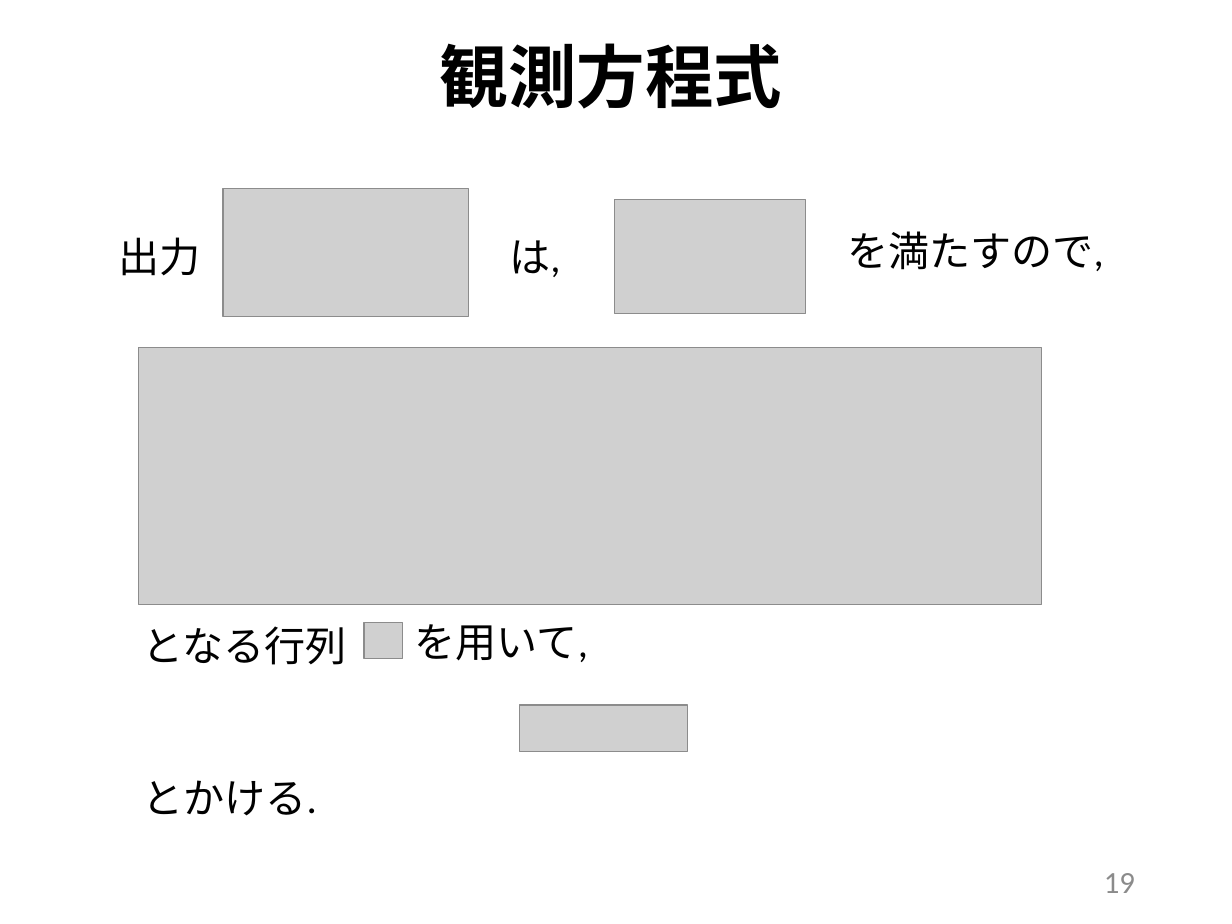
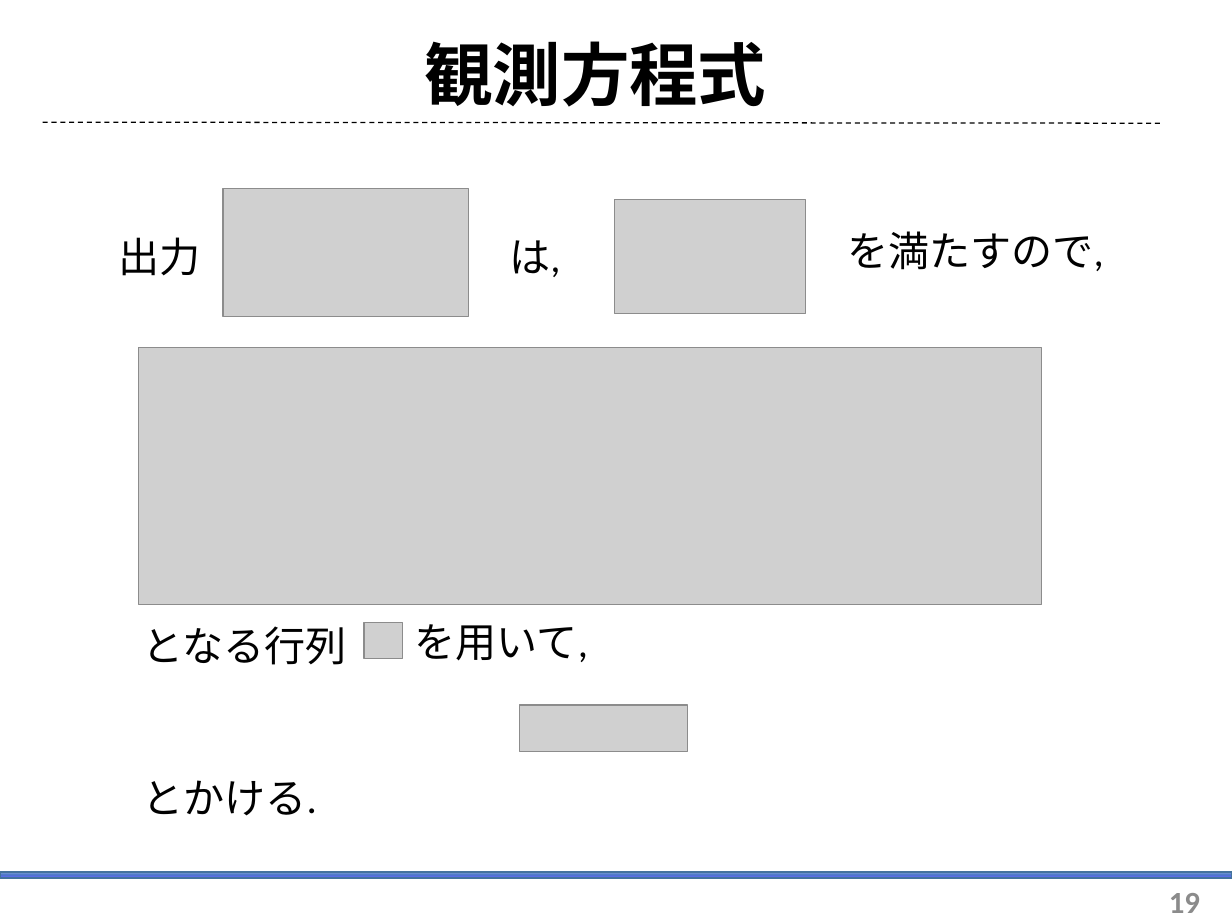
Before and after one commit to arabian9ts/Pendulum, a slide deck: slide 19 of presentation/pendulum_theory.pptx. Drawn at 1232x924 pixels with LibreOffice and Linux fonts; fonts in the diff are those of the drawing; grey boxes stand for pictures. Boxes give left, top, right and bottom in pixels: in the first picture for what was removed or moved away, otherwise in the second. Text is boxed around its words. In the diff, an @@ line names an element or a change of style, - is before the commit and + after.

Commit message:
modify: presen layout

```diff
--- a/presentation/pendulum_theory.pptx
+++ b/presentation/pendulum_theory.pptx
@@ title "観測方程式": place and size @@
-title "観測方程式" at [440,43,782,109]
+title "観測方程式" at [424,41,766,107]
@@ line added from (43, 122) to (1163, 123), #000000 0.75 pt dashed @@
@@ rectangle added at [0,872,1232,878], fill gradient #6666FF to #4A76C6 to #8FAADC, outline #43739E 1 pt @@
@@ page number: place and size @@
-page number at [1104,873,1135,893]
+page number at [1169,893,1200,913]
@@ page number at [1169,893,1200,913]: bold on @@
```
Also in this commit, not shown: 28 other slides changed, 2 slides added, 2 slides removed.
